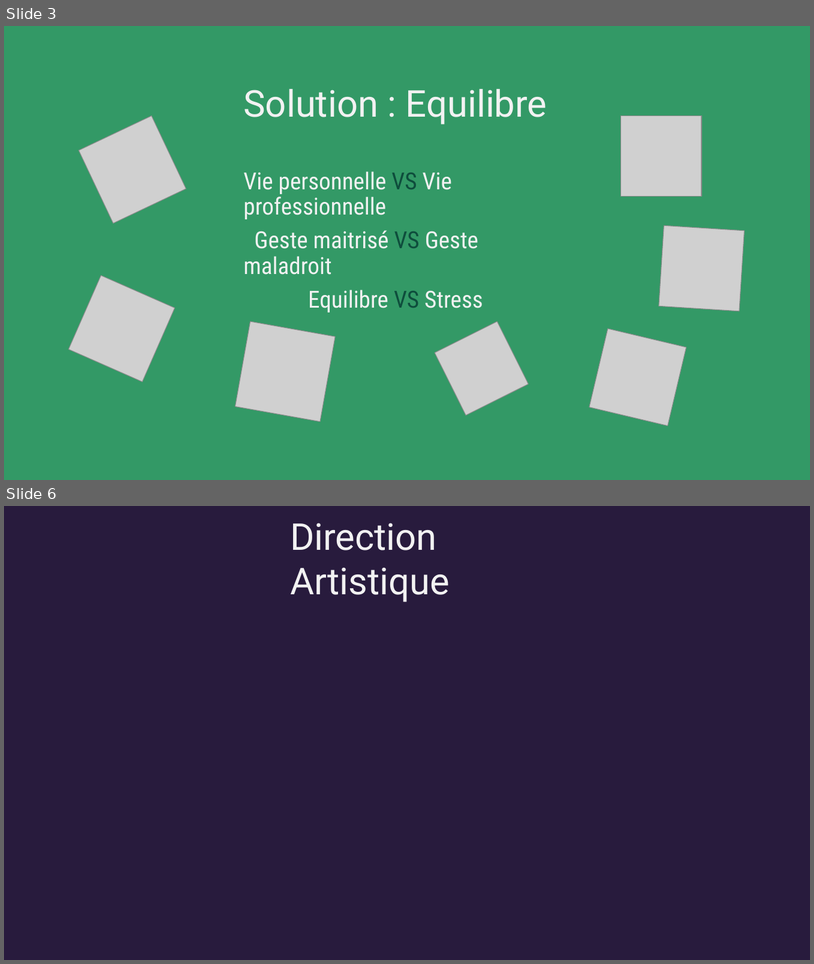
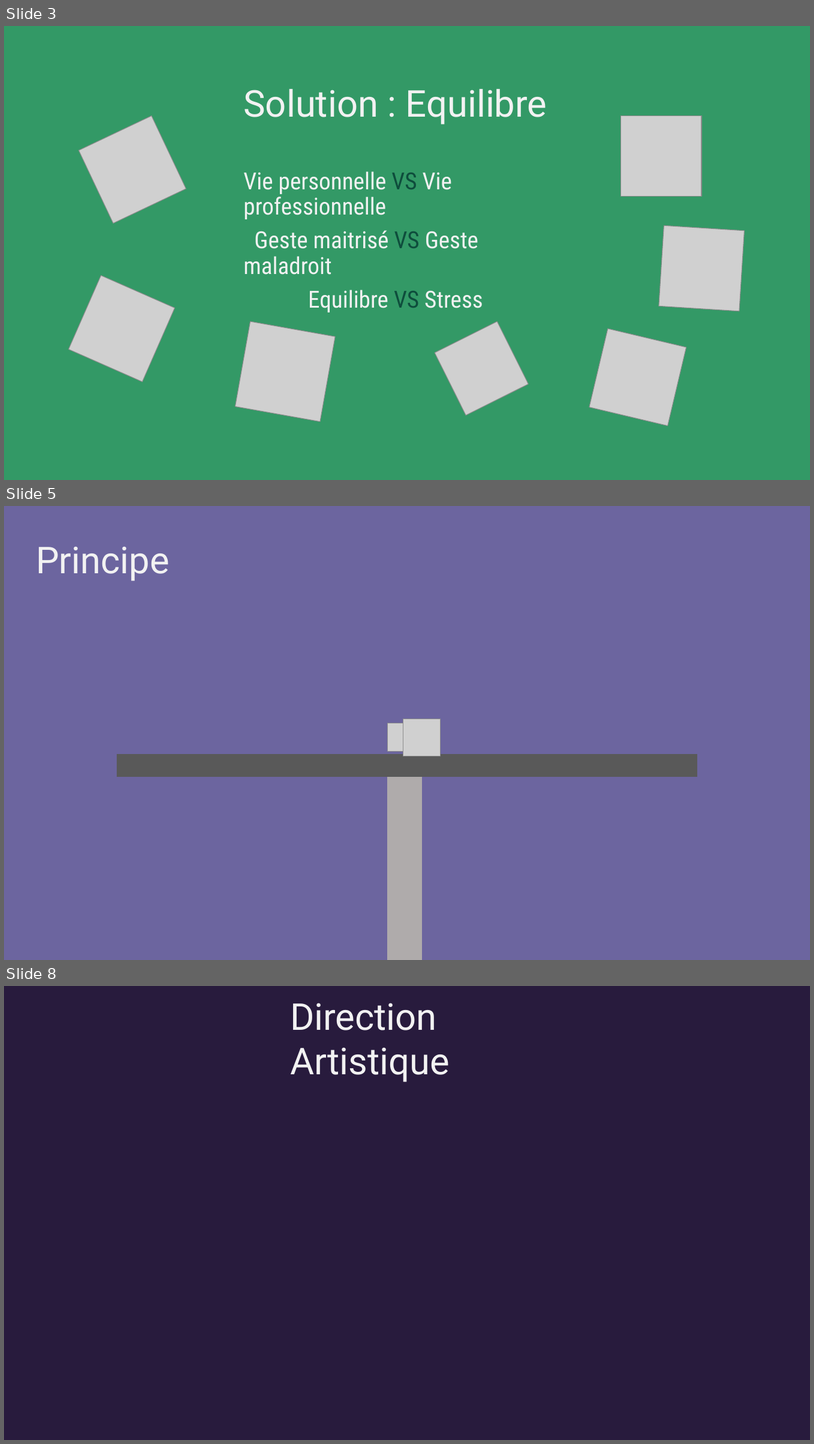
Before and after one commit to ValentinZeller/ExamenF2_BalanceYourLife, a slide deck: Presentation/Présentation_ValentinZeller.pptx. Shown one above the other, each under a label of ours: slides 3 and 6 before the commit, slides 3, 5 and 8 after it; the slides between them are not shown. The pictures are 814x964 and 814x1444 pixels, drawn with LibreOffice and Linux fonts; fonts in the diff are those of the drawing; grey boxes stand for pictures; background and template pictures are left out. Boxes give left, top, right and bottom in pixels: in the first picture for what was removed or moved away, otherwise in the second. Text is boxed around its words. In the diff, an @@ line names an element or a change of style, - is before the commit and + after.

```diff
--- a/Presentation/Présentation_ValentinZeller.pptx
+++ b/Presentation/Présentation_ValentinZeller.pptx
@@ slide 5 added at (4,506,810,960), background #6C659F @@
@@ title added at (36,546,170,581), 44 pt, text #F2F2F2 @@
+Principe
@@ picture added at (403,718,441,756) @@
@@ picture added at (388,723,419,751) @@
@@ rectangle added at (117,754,697,776), fill #595959, outline #595959 1 pt @@
@@ rectangle added at (388,777,422,960), fill #AFABAB, outline #AFABAB 1 pt @@
@@ what was slide 6 is now slide 8 @@
```
Also in this commit, not shown: 3 slides changed, 1 other slide added, 17 other files.
